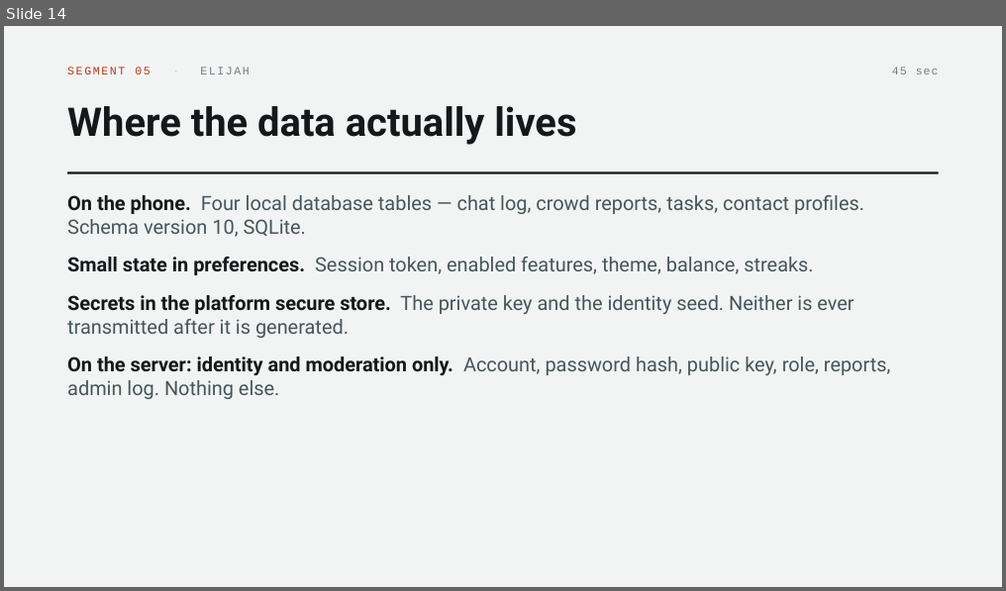
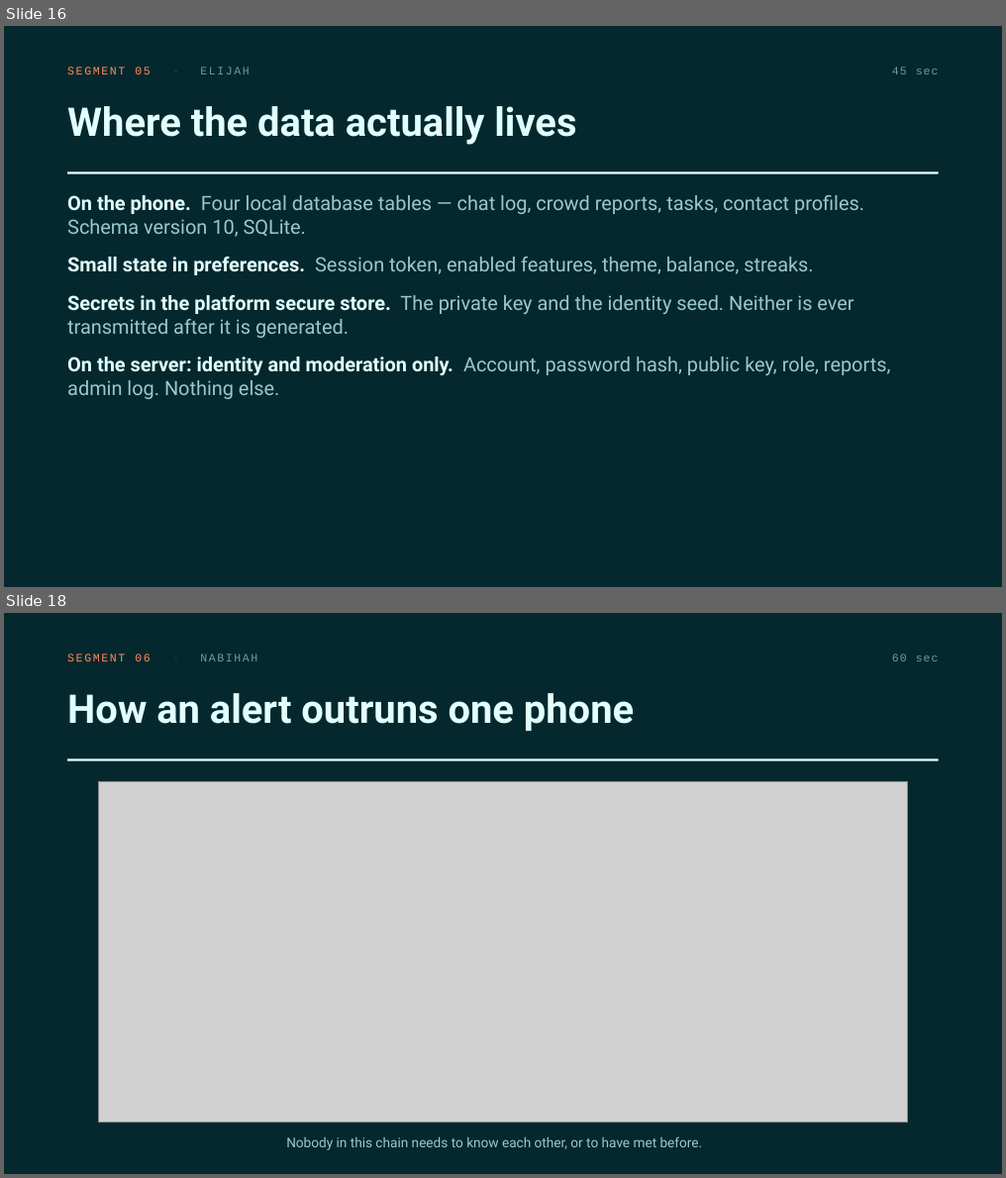
Before and after one commit to victorSam-Ehumadu/Hops_Project, a slide deck: docs/Group 18 Presentation.pptx. Shown one above the other, each under a label of ours: slide 14 before the commit, slides 16 and 18 after it; the slides between them are not shown. The pictures are 1006x591 and 1006x1178 pixels, drawn with LibreOffice and Linux fonts; fonts in the diff are those of the drawing; grey boxes stand for pictures. Boxes give left, top, right and bottom in pixels: in the first picture for what was removed or moved away, otherwise in the second. Text is boxed around its words. In the diff, an @@ line names an element or a change of style, - is before the commit and + after.

```diff
--- a/docs/Group 18 Presentation.pptx
+++ b/docs/Group 18 Presentation.pptx
@@ slide 18 added at [4,613,1002,1174], background #04282D @@
@@ text added at [67,654,257,662], 11 pt, text #FF8A5C @@
+SEGMENT 06 · NABIHAH
@@ text added at [892,654,939,662], 11 pt, text #6E9BA0 @@
+60 sec
@@ text added at [67,693,634,731], 38 pt, text #E2FFFE, bold @@
+How an alert outruns one phone
@@ rectangle added at [67,759,939,761], fill #E2FFFE @@
@@ picture added at [99,781,908,1122] @@
@@ text added at [286,1137,703,1151], 13 pt, text #9CC8CC @@
+Nobody in this chain needs to know each other, or to have met before.
@@ what was slide 14 is now slide 16 @@
@@ slide 16 changed as well @@
@@ background #F1F4F3 to #04282D @@
@@ text "SEGMENT 05 · ELIJAH" at [67,67,250,75]: text colour #B23A1E to #FF8A5C in "SEGMENT 05"; text colour #C9D3D1 to #1C5059 in "·"; text colour #6F8085 to #6E9BA0 in "ELIJAH" @@
@@ text "45 sec" at [892,67,939,75]: text colour #6F8085 to #6E9BA0 @@
@@ text "Where the data actually lives" at [67,106,576,145]: text colour #13181A to #E2FFFE @@
@@ rectangle at [67,172,939,174]: fill #13181A to #E2FFFE @@
@@ text "On the phone. Four local ..." at [67,195,891,399]: text colour #13181A to #E2FFFE in "On the phone.", "Small state in preferences.", "Secrets in the platform secure store.", "On the server: identity and moderation only."; text colour #46555A to #9CC8CC in "Four local database tables — chat log, ...", "Session token, enabled features, theme, balance, streaks.", "The private key and the identity seed. ...", "Account, password hash, public key, role, reports, ..." @@
```
Also in this commit, not shown: 31 other slides changed, 5 other slides added, 1 slide removed, 1 other file.
